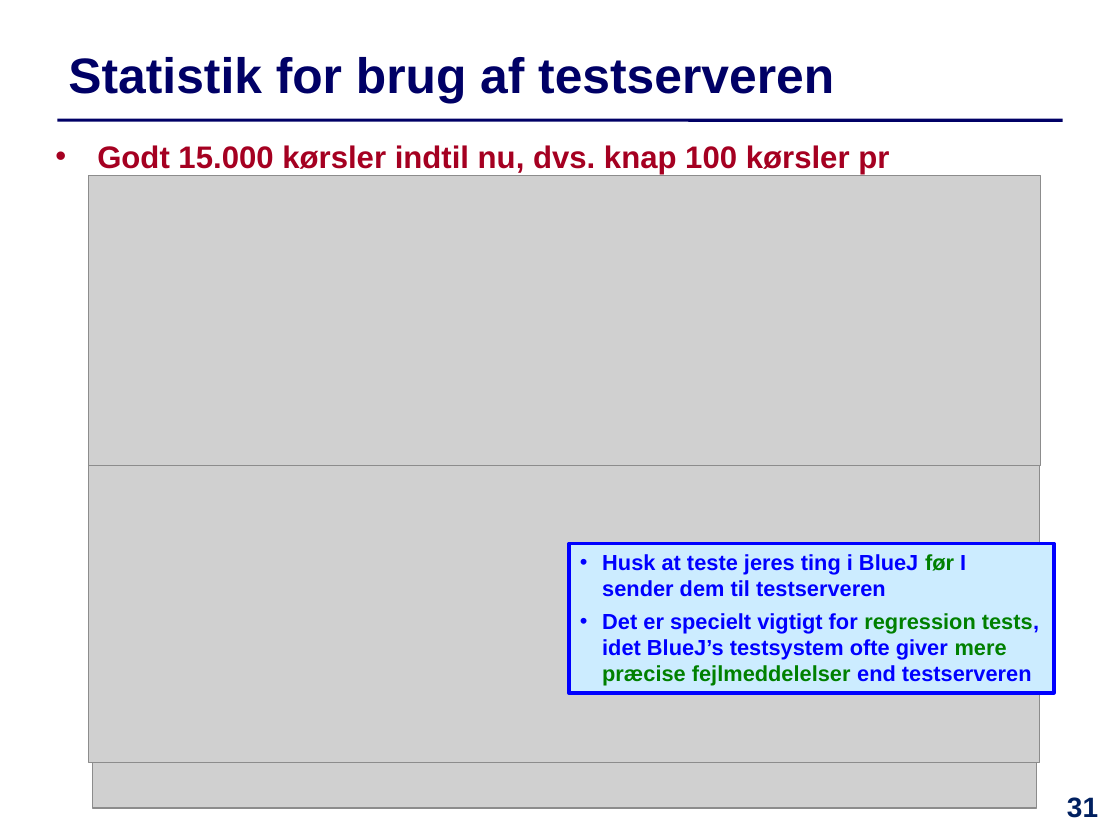
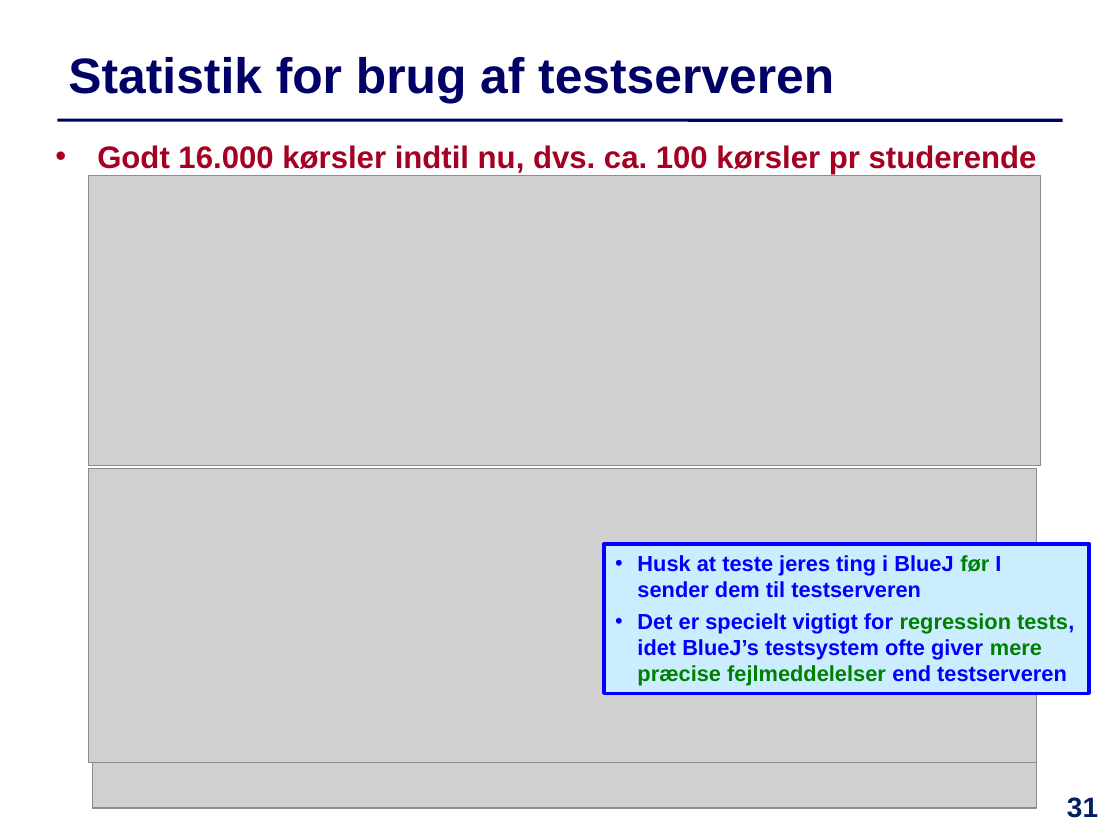
Before and after one commit to IntProgAU/Materiale, a slide deck: slide 31 of web/e24/uge_13/Slides-Uge13.pptx. Drawn at 1120x840 pixels with LibreOffice and Linux fonts; fonts in the diff are those of the drawing; grey boxes stand for pictures. Boxes give left, top, right and bottom in pixels: in the first picture for what was removed or moved away, otherwise in the second. Text is boxed around its words. In the diff, an @@ line names an element or a change of style, - is before the commit and + after.

```diff
--- a/web/e24/uge_13/Slides-Uge13.pptx
+++ b/web/e24/uge_13/Slides-Uge13.pptx
@@ text at <box>97,145,1037,174</box>: text changed @@
-  • Godt 15.000 kørsler indtil nu, dvs. knap 100 kørsler pr studerende
+  • Godt 16.000 kørsler indtil nu, dvs. ca. 100 kørsler pr studerende
@@ picture: place and size @@
-picture at <box>88,460,1039,763</box>
+picture at <box>88,468,1037,763</box>
@@ rectangle "Husk at teste jeres ting ...": place and size @@
-rectangle "Husk at teste jeres ting ..." at <box>569,543,1054,693</box>
+rectangle "Husk at teste jeres ting ..." at <box>604,544,1089,694</box>
```
Also in this commit, not shown: 1 other file.
